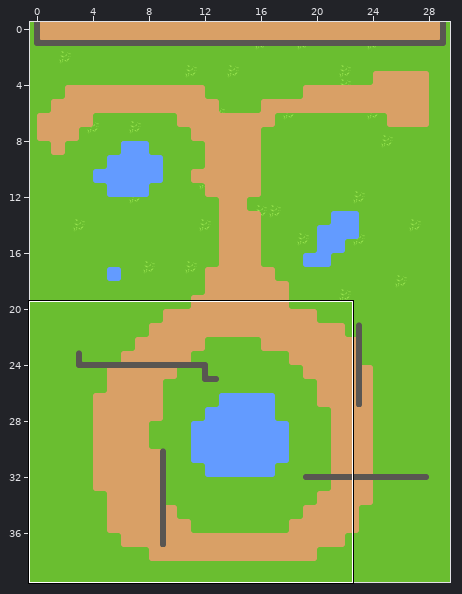
Tiled map -- data/spritesheets/Outside.tmx. Above, an overview of the earlier version with the close-up marked.
Close-up. As it was:
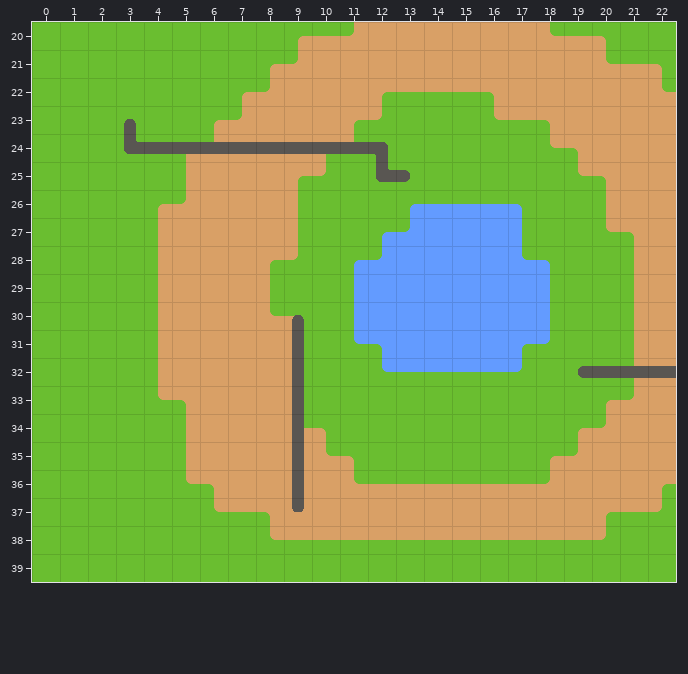
Cells are 32x32 px. Shown: x 0..22, y 20..39.
After the commit:
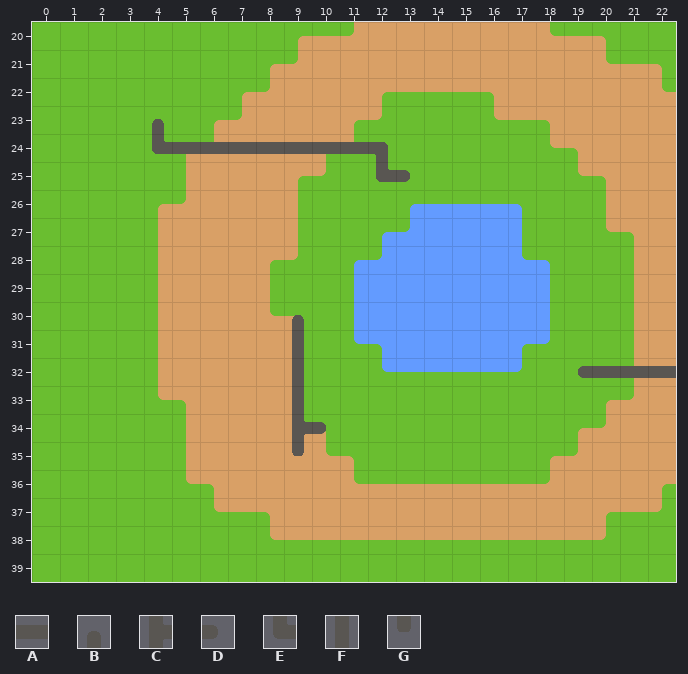
Key: from "walls3-export": A 3 "collider", B 4 "collider", C 13 "collider", D 16 "collider", E 22 "collider", F 25 "collider", G 26 "collider".
_ is an empty cell.
Diff:
{"where": "layer \"Walls\""}
{"y":23,"x":3,"old":"B_","new":"_B"}
{"y":24,"x":3,"old":"EA","new":"_E"}
{"y":34,"x":9,"old":"F_","new":"CD"}
{"y":35,"x":9,"old":"F","new":"G"}
{"y":36,"x":9,"old":"F","new":"_"}
{"y":37,"x":9,"old":"G","new":"_"}
